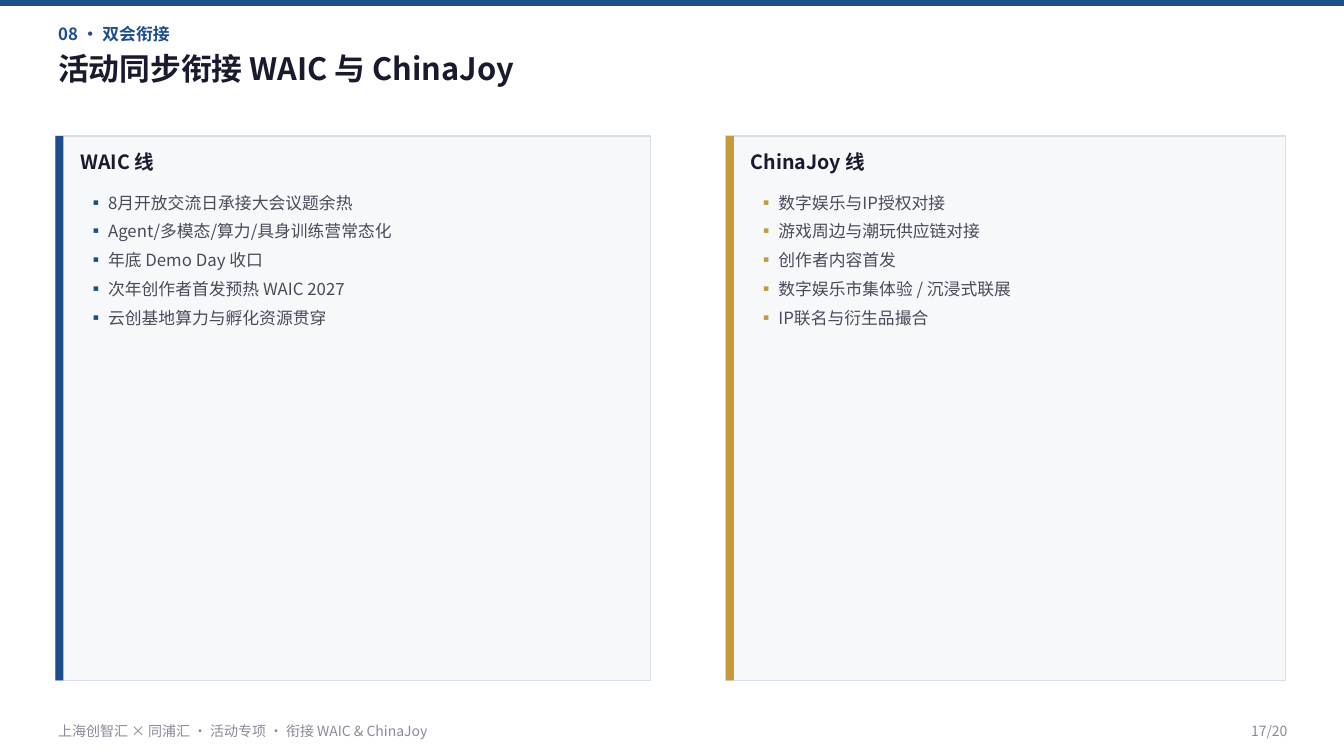
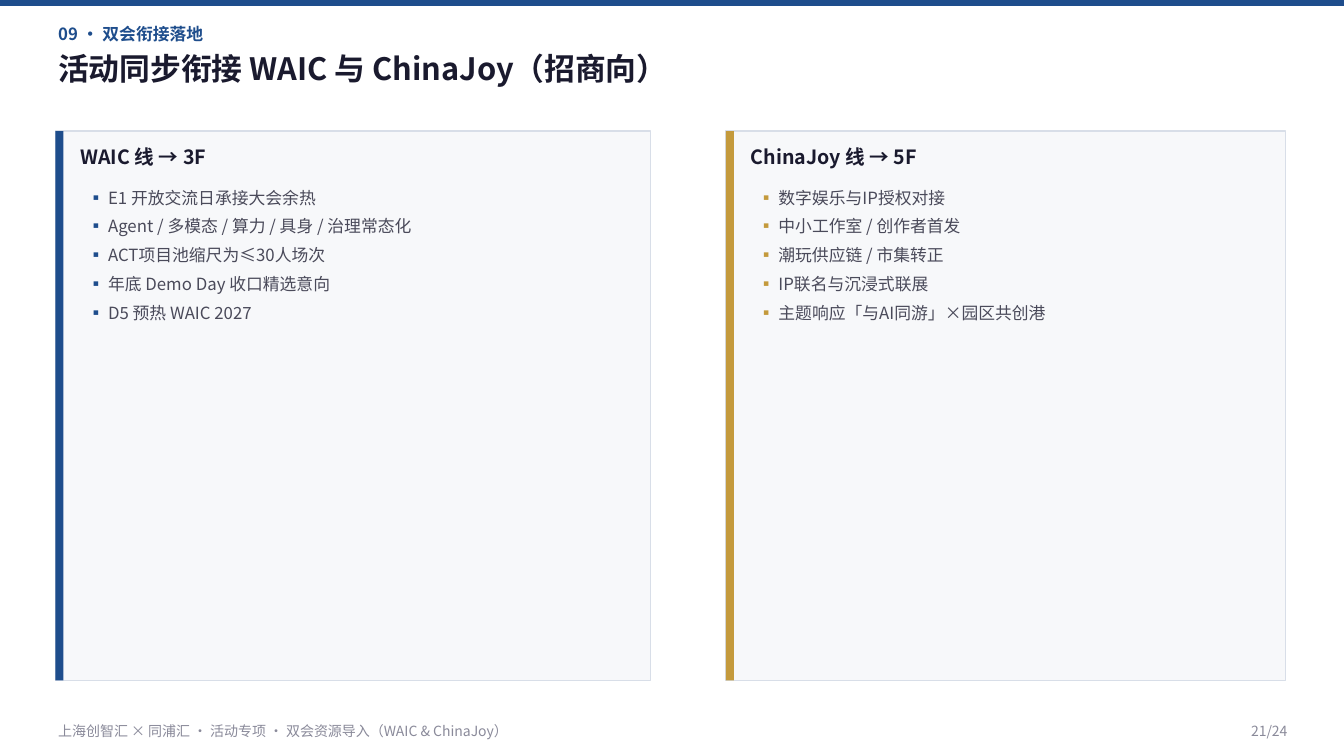
Before and after one commit to hujigang2010-maker/AIDEN, a slide deck: slide 21 of proposal/chuangzhihui-30-events-plan.pptx (slide 17 before the commit). Drawn at 1344x756 pixels with LibreOffice and Linux fonts; fonts in the diff are those of the drawing. Boxes give left, top, right and bottom in pixels: in the first picture for what was removed or moved away, otherwise in the second. Text is boxed around its words. In the diff, an @@ line names an element or a change of style, - is before the commit and + after.

```diff
--- a/proposal/chuangzhihui-30-events-plan.pptx
+++ b/proposal/chuangzhihui-30-events-plan.pptx
@@ text at <box>58,25,203,42</box>: text changed @@
-08 · 双会衔接
+09 · 双会衔接落地
@@ text at <box>58,53,668,87</box>: text changed @@
-活动同步衔接 WAIC 与 ChinaJoy
+活动同步衔接 WAIC 与 ChinaJoy（招商向）
@@ rectangle: place and size @@
-rectangle at <box>55,136,650,681</box>
+rectangle at <box>55,131,650,681</box>
@@ rectangle: place and size @@
-rectangle at <box>55,136,64,681</box>
+rectangle at <box>55,131,64,681</box>
@@ text at <box>80,147,206,166</box>: text changed @@
-WAIC 线
+WAIC 线 → 3F
@@ rectangle: place and size @@
-rectangle at <box>726,136,1286,681</box>
+rectangle at <box>726,131,1286,681</box>
@@ rectangle: place and size @@
-rectangle at <box>726,136,734,681</box>
+rectangle at <box>726,131,734,681</box>
@@ text at <box>751,147,917,169</box>: text changed @@
-ChinaJoy 线
+ChinaJoy 线 → 5F
@@ text at <box>108,190,411,321</box>: text changed @@
-▪ 8月开放交流日承接大会议题余热
-▪ Agent/多模态/算力/具身训练营常态化
-▪ 年底 Demo Day 收口
-▪ 次年创作者首发预热 WAIC 2027
-▪ 云创基地算力与孵化资源贯穿
+▪ E1 开放交流日承接大会余热
+▪ Agent / 多模态 / 算力 / 具身 / 治理常态化
+▪ ACT项目池缩尺为≤30人场次
+▪ 年底 Demo Day 收口精选意向
+▪ D5 预热 WAIC 2027
@@ text at <box>778,218,1045,321</box>: text changed @@
-▪ 游戏周边与潮玩供应链对接
-▪ 创作者内容首发
-▪ 数字娱乐市集体验 / 沉浸式联展
-▪ IP联名与衍生品撮合
+▪ 中小工作室 / 创作者首发
+▪ 潮玩供应链 / 市集转正
+▪ IP联名与沉浸式联展
+▪ 主题响应「与AI同游」×园区共创港
@@ text at <box>58,724,508,739</box>: text changed @@
-上海创智汇 × 同浦汇 · 活动专项 · 衔接 WAIC & ChinaJoy
+上海创智汇 × 同浦汇 · 活动专项 · 双会资源导入（WAIC & ChinaJoy）
@@ text at <box>1251,725,1287,738</box>: text changed @@
-17/20
+21/24
```
Also in this commit, not shown: 18 other slides changed, 5 slides added, 1 slide removed, 14 other files.
